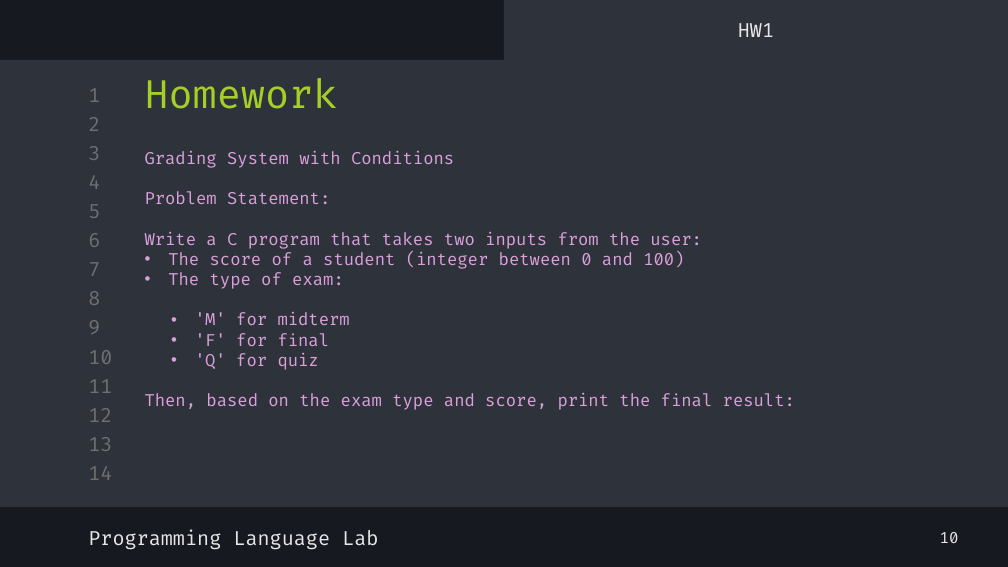
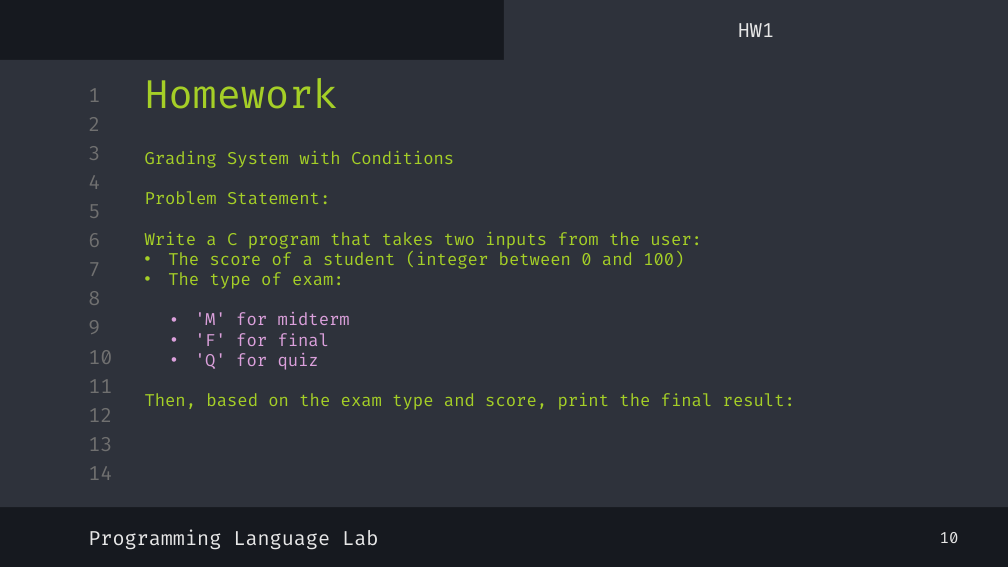
Before and after one commit to shayan-naghizadeh/C-Lab-AUT, a slide deck: slide 13 of slides/4.Decision/Decision.pptx. Drawn at 1008x567 pixels with LibreOffice and Linux fonts; fonts in the diff are those of the drawing. Boxes give left, top, right and bottom in pixels: in the first picture for what was removed or moved away, otherwise in the second. Text is boxed around its words. In the diff, an @@ line names an element or a change of style, - is before the commit and + after.

```diff
--- a/slides/4.Decision/Decision.pptx
+++ b/slides/4.Decision/Decision.pptx
@@ text at bbox=[145, 151, 795, 410]: text colour #DBA0DB to #A5CF27 in "Grading System with Conditions", "Problem Statement:", "Write a C program that takes two ...", "The score of a student (integer between ..." and 2 more places @@
```
Also in this commit, not shown: 1 other slide changed, 2 other files.
